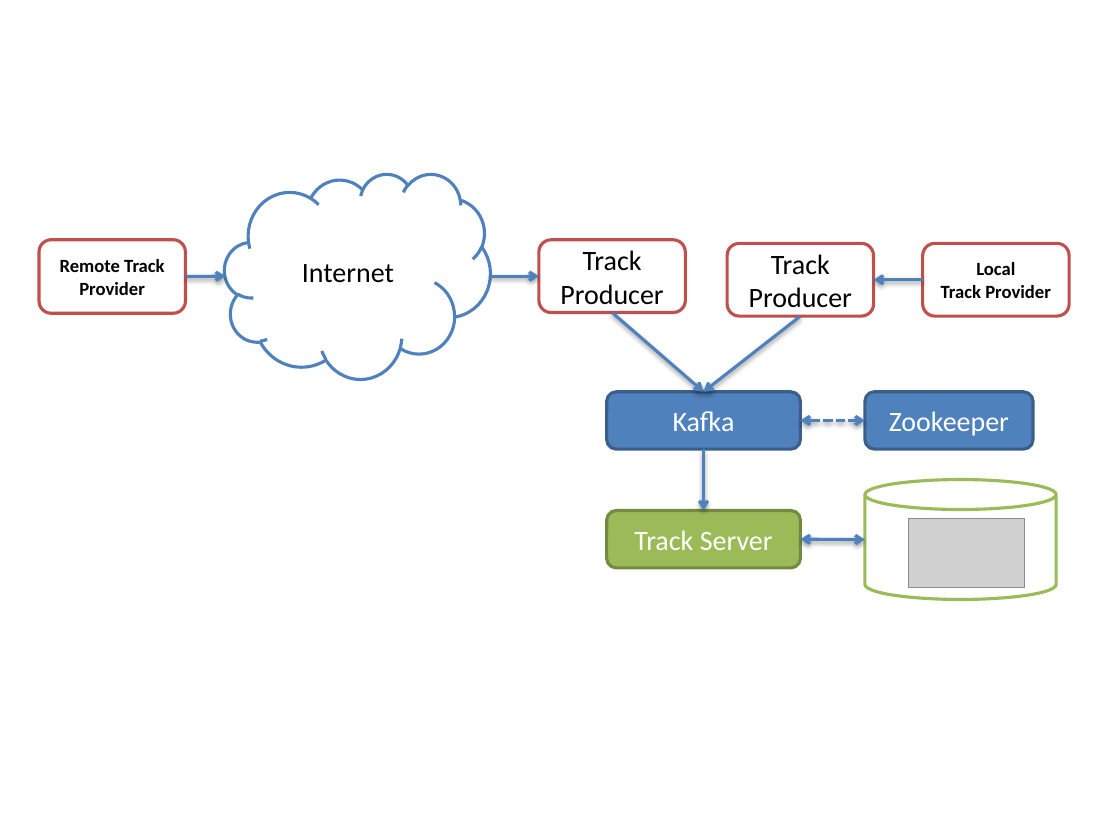
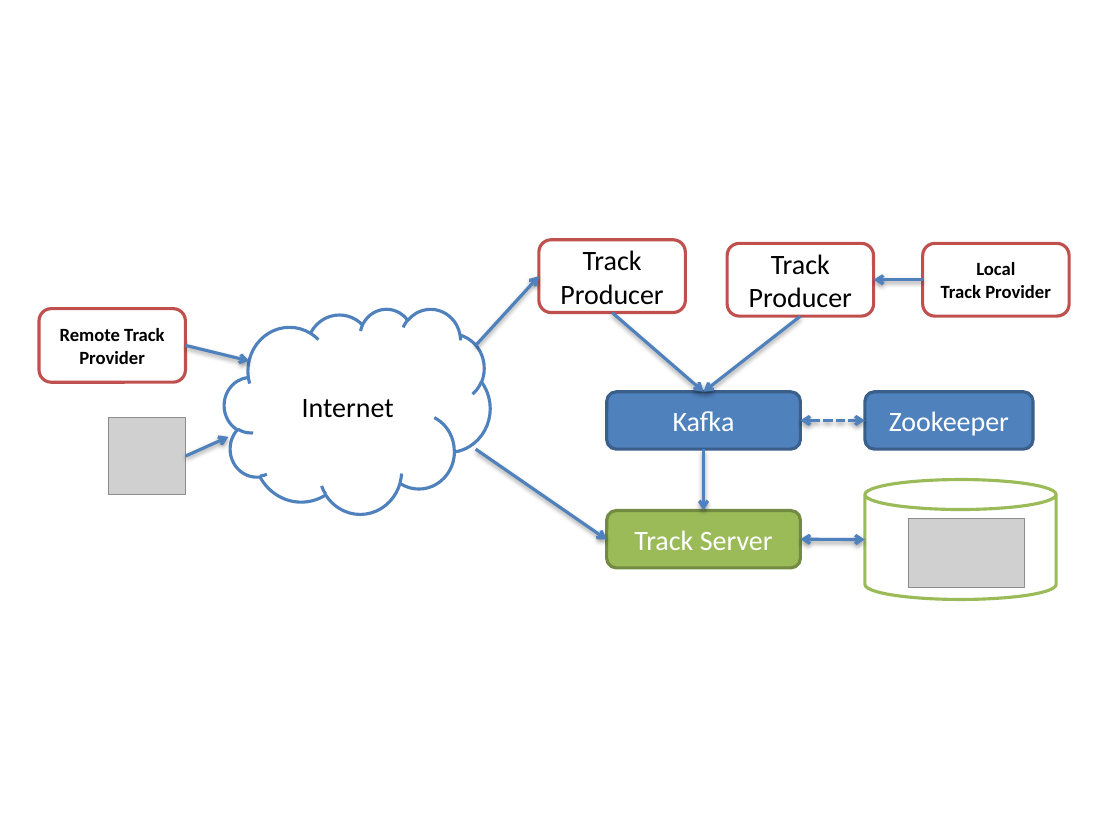
Before and after one commit to nouhouari/trackrepository, a slide deck: slide 1 of res/TrackServer.pptx. Drawn at 1120x840 pixels with LibreOffice and Linux fonts; fonts in the diff are those of the drawing; grey boxes stand for pictures. Boxes give left, top, right and bottom in pixels: in the first picture for what was removed or moved away, otherwise in the second. Text is boxed around its words. In the diff, an @@ line names an element or a change of style, - is before the commit and + after.

```diff
--- a/res/TrackServer.pptx
+++ b/res/TrackServer.pptx
@@ arrow moved from (491, 277) - (539, 277) to (476, 345) - (539, 277) @@
@@ rounded rectangle "Remote Track Provider": place and size @@
-rounded rectangle "Remote Track Provider" at <box>39,240,186,314</box>
+rounded rectangle "Remote Track Provider" at <box>39,309,186,383</box>
@@ cloud "Internet": place and size @@
-cloud "Internet" at <box>225,174,491,379</box>
+cloud "Internet" at <box>224,309,489,514</box>
@@ arrow moved from (186, 277) - (225, 277) to (186, 345) - (249, 361) @@
@@ picture added at <box>109,418,186,495</box> @@
@@ arrow added from (186, 456) to (228, 437), #4F81BD 2 pt @@
@@ arrow added from (476, 449) to (607, 540), #4F81BD 2 pt @@
```
Also in this commit, not shown: 5 other files.
